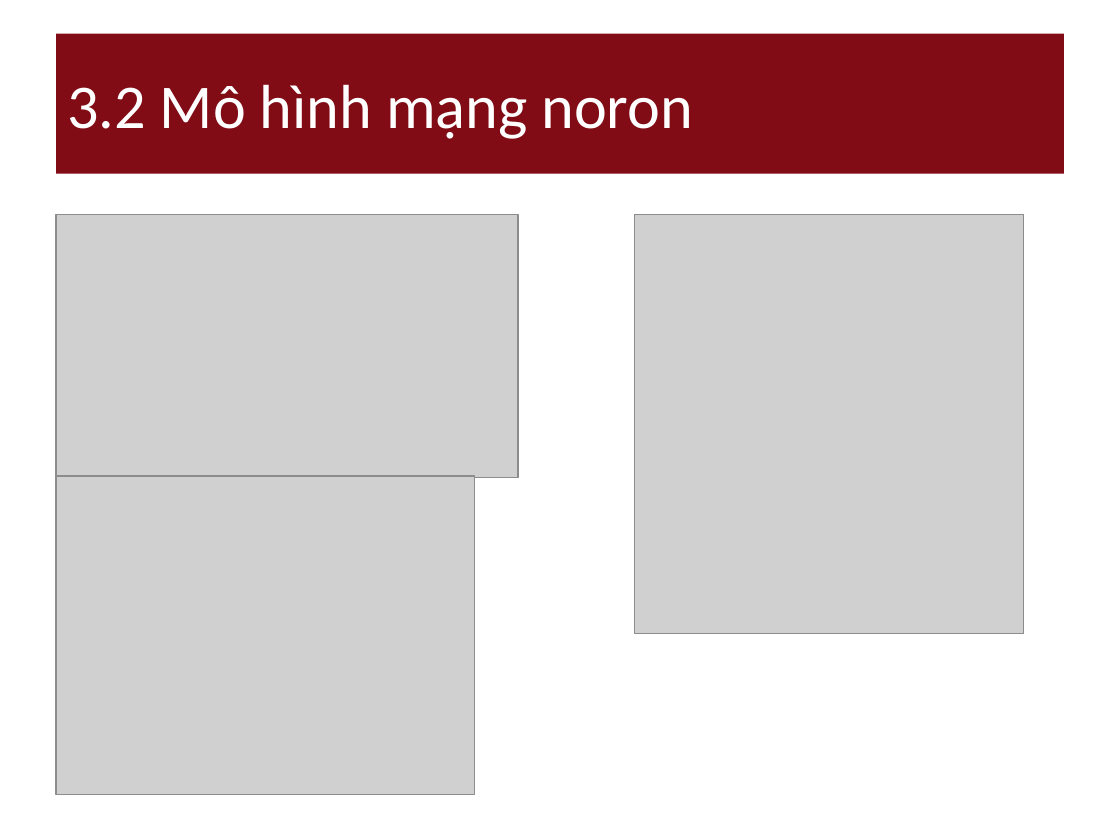
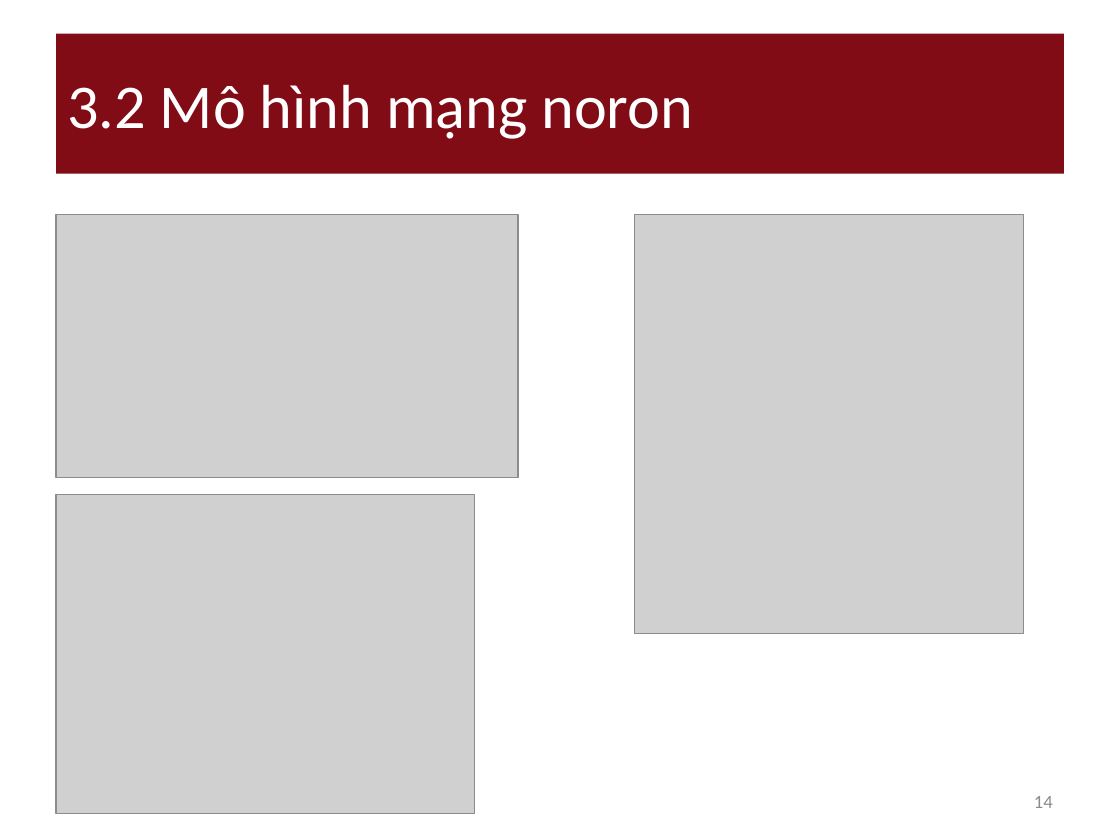
Before and after one commit to nguyendanhtu/drop-out, a slide deck: slide 14 of 01. Document/DropOut_Project_Report v_3.12.2011.pptx (slide 13 before the commit). Drawn at 1120x840 pixels with LibreOffice and Linux fonts; fonts in the diff are those of the drawing; grey boxes stand for pictures. Boxes give left, top, right and bottom in pixels: in the first picture for what was removed or moved away, otherwise in the second. Text is boxed around its words. In the diff, an @@ line names an element or a change of style, - is before the commit and + after.

```diff
--- a/01. Document/DropOut_Project_Report v_3.12.2011.pptx
+++ b/01. Document/DropOut_Project_Report v_3.12.2011.pptx
@@ picture: place and size @@
-picture at (56, 476, 475, 794)
+picture at (56, 495, 475, 813)
@@ page number added at (1034, 796, 1053, 808), 12 pt, text #8C8C8C @@
+14
```
Also in this commit, not shown: 18 other slides changed, 2 slides added, 1 other file.
